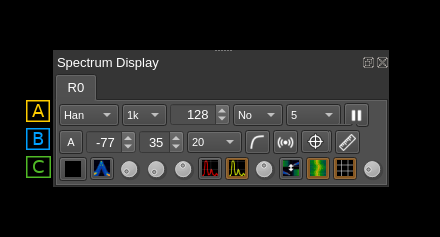
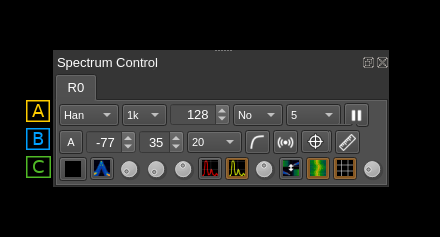
Revision of a layered 440×237 image; what changed, layer by layer:
added layer "Pasted Layer #1" (94%) above "Patch_02" over (116, 58, 159, 70)
